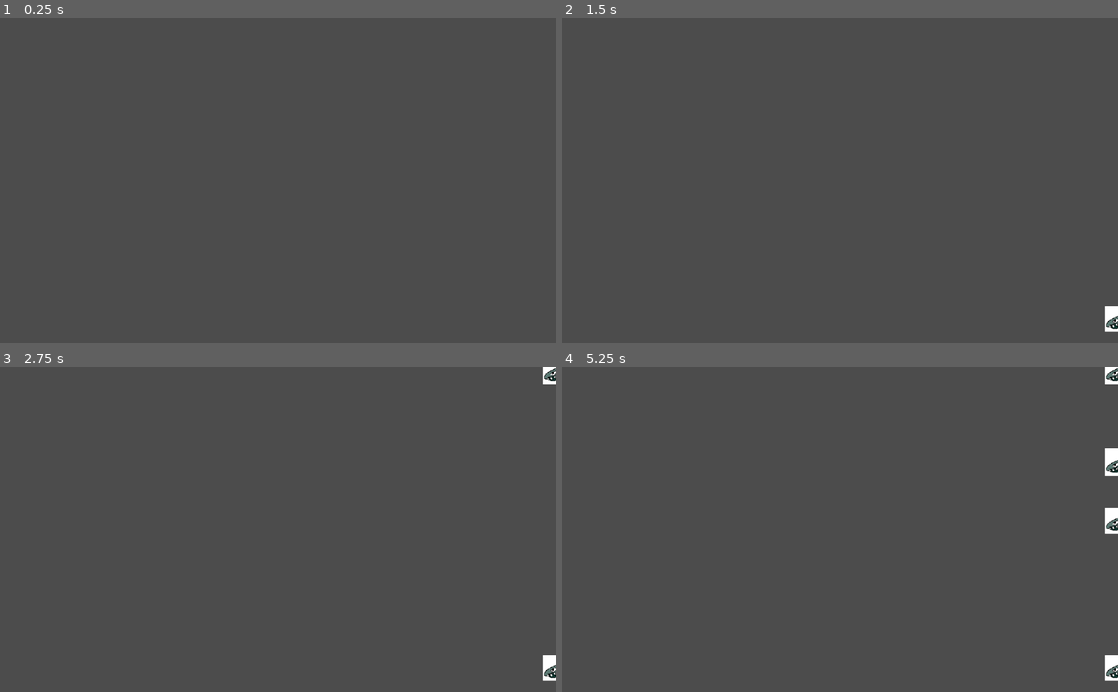
Above: before the commit, frames 1-4 (two rows, left to right).
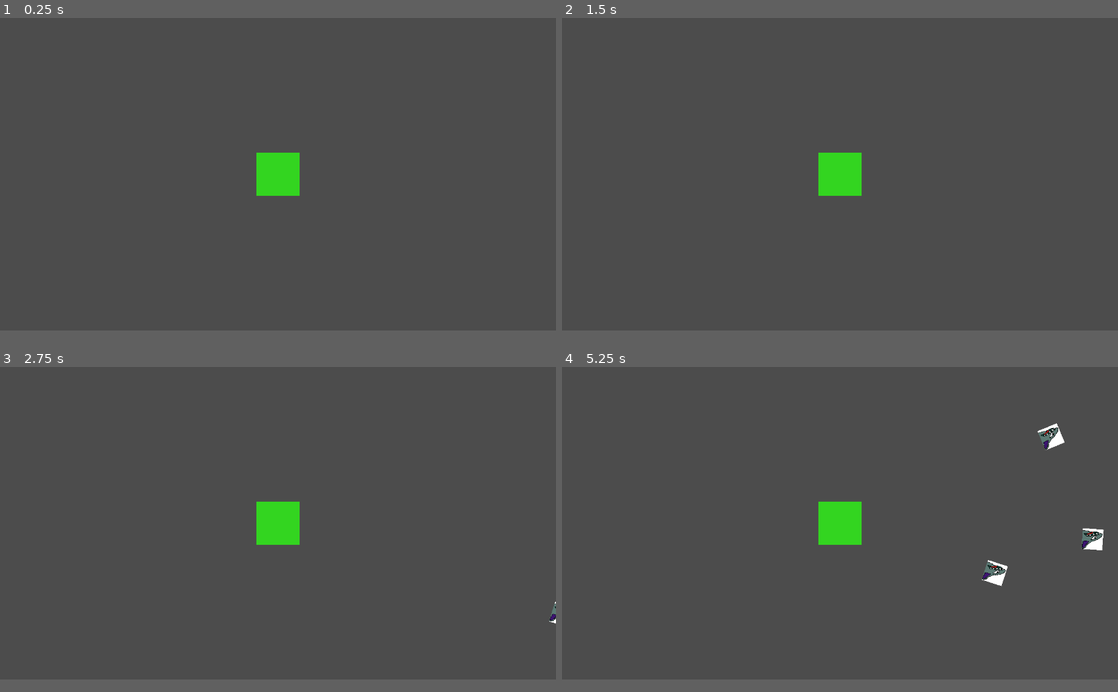
Above: after the commit, the same moments.

Repository: NOTsyrup/Plane-Game
Game: Godot game, scene res://Enemies/Main.tscn
Same seed, same stepped clock (60 frames per second), same inputs: the game is played once before the commit and once after it. The project has no main scene, so this scene is started directly.
Inputs:
- Up to frame 1 (0.25 s): no input
- Up to frame 2 (1.5 s): tap Enter at 0.5 s
- Up to frame 3 (2.75 s): tap Space at 2 s
- Up to frame 4 (5.25 s): tap Enter at 2.75 s
In our replay, the window is 800x468 before the commit and 800x450 after it. These sizes can differ from the game's own. Grey fills any space a smaller window leaves; there, only what the larger window draws over its background counts as a difference.

The runs differ from the first frame. In frame 1, 1.0% of the frame differs, in the area x 46-54%, y 41-55%; in frame 2, 1.2%; in frame 3, 1.4%; in frame 4, 2.4%, in the area x 46-100%, y 0-97%.

Commit message:
Enemy Spawning #2 & Chasing #1

Diff:
--- a/Enemies/Main.tscn
+++ b/Enemies/Main.tscn
@@ -1,7 +1,27 @@
-[gd_scene load_steps=2 format=2]
+[gd_scene load_steps=3 format=2]
 
 [ext_resource path="res://Enemies/Misc/Enemies.tscn" type="PackedScene" id=1]
 
+[sub_resource type="RectangleShape2D" id=1]
+extents = Vector2( 48, 48 )
+
 [node name="Main" type="Node2D"]
 
+[node name="Player" type="KinematicBody2D" parent="."]
+position = Vector2( 640, 360 )
+
+[node name="ColorRect" type="ColorRect" parent="Player"]
+anchor_right = 1.0
+margin_left = -50.0
+margin_top = -50.0
+margin_right = 50.0
+margin_bottom = 50.0
+color = Color( 0.2, 0.835294, 0.12549, 1 )
+__meta__ = {
+"_edit_use_anchors_": false
+}
+
+[node name="CollisionShape2D" type="CollisionShape2D" parent="Player"]
+shape = SubResource( 1 )
+
 [node name="Enemies" parent="." instance=ExtResource( 1 )]
--- a/Enemies/Misc/Enemies.tscn
+++ b/Enemies/Misc/Enemies.tscn
@@ -6,7 +6,7 @@
 
 [sub_resource type="Curve2D" id=1]
 _data = {
-"points": PoolVector2Array( 0, 0, 0, 0, 1024, 0, 0.0884099, 0, -0.0884099, 0, 1024, 8, 0, 0, 0, 0, 1024, 0, 0, 0, 0, 0, 1024, 0, 0, 0, 0, 0, 1024, 600, 0, 0, 0, 0, 1024, 0 )
+"points": PoolVector2Array( 0, 0, 0, 0, 1024, 0, 0.0884099, 0, -0.0884099, 0, 1024, 8, 0, 0, 0, 0, 1024, 0, 0, 0, 0, 0, 1024, 0, 0, 0, 0, 0, 1024.25, 720, 0, 0, 0, 0, 1024, 0 )
 }
 
 [node name="Enemies" type="Node2D"]
@@ -14,13 +14,13 @@
 p40Enemy = ExtResource( 3 )
 
 [node name="EnemySpawnPath" type="Path2D" parent="."]
-position = Vector2( 512, 0 )
-scale = Vector2( 0.999756, 1 )
+position = Vector2( 1526, 0 )
+scale = Vector2( -0.00586217, 1 )
 curve = SubResource( 1 )
 
 [node name="EnemyPathFollow" type="PathFollow2D" parent="EnemySpawnPath"]
-position = Vector2( 1024, 96.8845 )
-rotation = -1.5708
+position = Vector2( 1024.11, 321.928 )
+rotation = -1.57107
 offset = 1109.03
 script = ExtResource( 2 )
 
--- a/Enemies/P-40/P-40 Enemy.gd
+++ b/Enemies/P-40/P-40 Enemy.gd
@@ -1,10 +1,8 @@
 extends KinematicBody2D
 
+export(int) var xSpawnPos
 
-# Declare member variables here. Examples:
-# var a = 2
-# var b = "text"
-
+var playerPos:Vector2
 
 # Called when the node enters the scene tree for the first time.
 func _ready():
@@ -12,7 +10,12 @@
 	var oldParent = get_parent()
 	get_parent().remove_child(self)
 	newParent.add_child(self)
-	position = oldParent.position
+	position = Vector2(xSpawnPos, oldParent.position.y)
 
-# Called every frame. 'delta' is the elapsed time since the previous frame.
-#func _process(delta):
+
+func _physics_process(delta):
+	playerPos = get_tree().get_root().get_node("/root/Main/Player").position
+	look_at(playerPos)
+	var velocity = position.direction_to(playerPos) * 125
+	if position.distance_to(playerPos) > 5:
+		velocity = move_and_slide(velocity)
--- a/Enemies/P-40/P-40 Enemy.tscn
+++ b/Enemies/P-40/P-40 Enemy.tscn
@@ -15,7 +15,9 @@
 extents = Vector2( 24, 24 )
 
 [node name="P-40 Enemy" type="KinematicBody2D"]
+collision_mask = 0
 script = ExtResource( 2 )
+xSpawnPos = 1500
 
 [node name="AnimatedSprite" type="AnimatedSprite" parent="."]
 scale = Vector2( 0.1, 0.1 )
--- a/project.godot
+++ b/project.godot
@@ -13,6 +13,11 @@
 config/name="Plane Game"
 config/icon="res://icon.png"
 
+[display]
+
+window/size/width=1280
+window/size/height=720
+
 [physics]
 
 common/enable_pause_aware_picking=true
